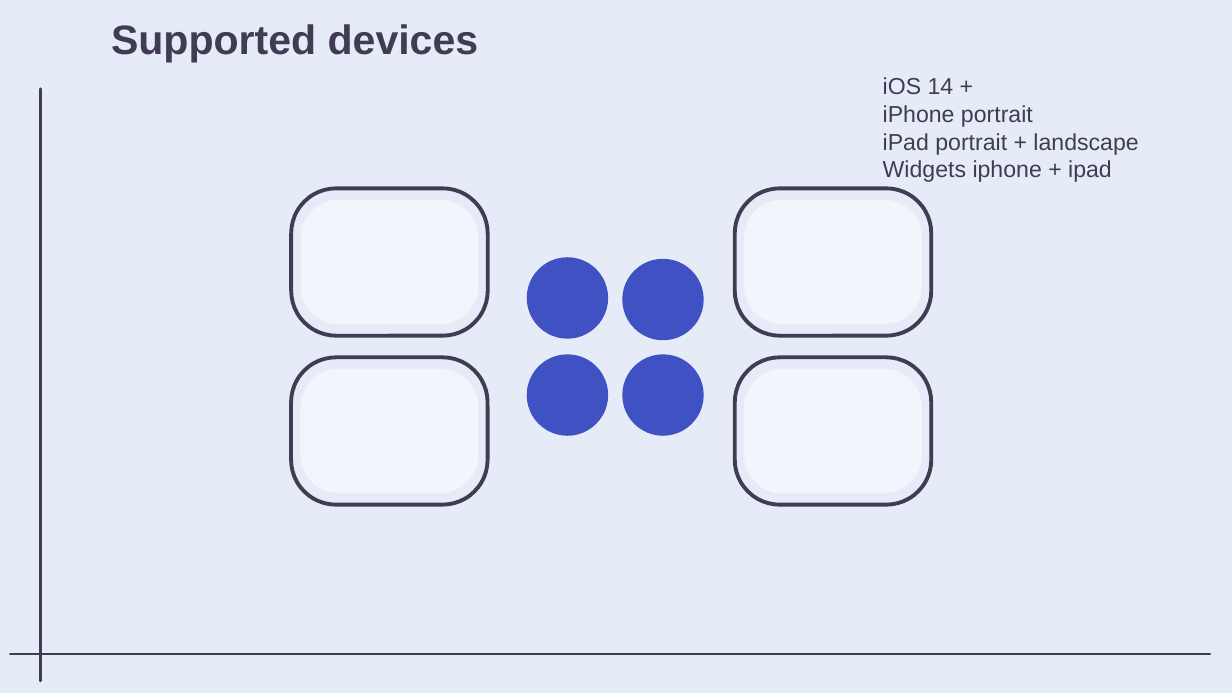
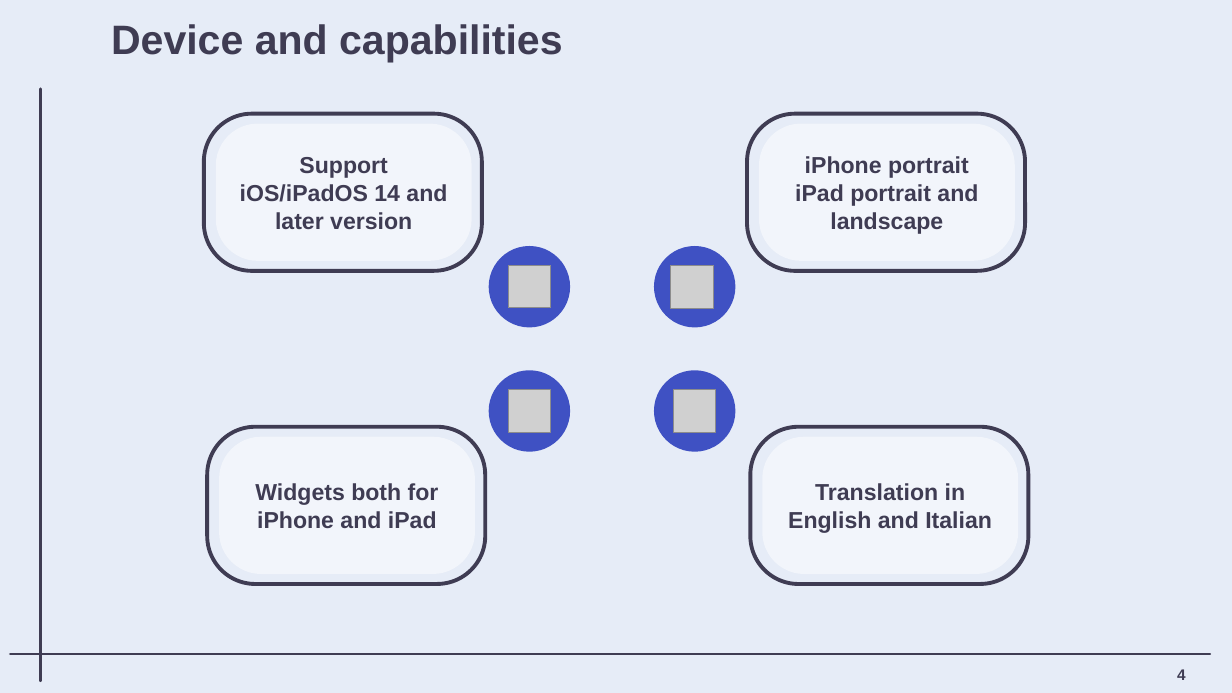
Before and after one commit to matteovisotto/DIMA-SirianiVisotto, a slide deck: slide 5 of Presentation/DIMA_myAPTracker_Presentation.pptx (slide 6 before the commit). Drawn at 1232x693 pixels with LibreOffice and Linux fonts; fonts in the diff are those of the drawing; grey boxes stand for pictures; background and template pictures are left out. Boxes give left, top, right and bottom in pixels: in the first picture for what was removed or moved away, otherwise in the second. Text is boxed around its words. In the diff, an @@ line names an element or a change of style, - is before the commit and + after.

Commit message:
PPT

```diff
--- a/Presentation/DIMA_myAPTracker_Presentation.pptx
+++ b/Presentation/DIMA_myAPTracker_Presentation.pptx
@@ title at [111, 24, 563, 63]: text changed @@
-Supported devices
+Device and capabilities
@@ text removed at [883, 77, 1138, 182] @@
-iOS 14 +
-iPhone portrait
-iPad portrait + landscape
-Widgets iphone + ipad
@@ rounded rectangle: place and size @@
-rounded rectangle at [291, 189, 488, 335]
+rounded rectangle at [204, 114, 482, 271]
@@ rounded rectangle: place and size @@
-rounded rectangle at [735, 189, 932, 335]
+rounded rectangle at [748, 114, 1026, 271]
@@ rounded rectangle "Support iOS/iPadOS 14 and later ...": place and size @@
-rounded rectangle "Support iOS/iPadOS 14 and later ..." at [300, 200, 478, 324]
+rounded rectangle "Support iOS/iPadOS 14 and later ..." at [216, 124, 472, 262]
@@ rounded rectangle added at [759, 124, 1015, 262], fill #FFFFFF at 50% opacity, 18 pt, text #3F3C53, bold @@
+iPhone portrait
+iPad portrait and landscape
@@ text in rounded rectangle at [240, 157, 447, 229]: text added @@
+Support iOS/iPadOS 14 and later version
@@ rounded rectangle removed at [744, 200, 921, 324] @@
@@ ellipse: place and size @@
-ellipse at [527, 257, 608, 338]
+ellipse at [489, 246, 570, 327]
@@ picture added at [508, 265, 551, 308] @@
@@ ellipse: place and size @@
-ellipse at [622, 259, 703, 340]
+ellipse at [654, 246, 736, 327]
@@ picture added at [671, 265, 714, 309] @@
@@ rounded rectangle removed at [300, 369, 478, 494] @@
@@ ellipse: place and size @@
-ellipse at [527, 354, 608, 435]
+ellipse at [489, 371, 570, 452]
@@ ellipse: place and size @@
-ellipse at [622, 354, 703, 435]
+ellipse at [654, 371, 736, 452]
@@ rounded rectangle removed at [744, 369, 921, 494] @@
@@ picture added at [508, 390, 551, 433] @@
@@ picture added at [674, 390, 716, 433] @@
@@ rounded rectangle: place and size @@
-rounded rectangle at [291, 358, 488, 505]
+rounded rectangle at [207, 427, 485, 584]
@@ rounded rectangle added at [219, 437, 475, 575], fill #FFFFFF at 50% opacity, 18 pt, text #3F3C53, bold @@
+Widgets both for iPhone and iPad
@@ rounded rectangle: place and size @@
-rounded rectangle at [735, 358, 932, 505]
+rounded rectangle at [750, 427, 1029, 584]
@@ rounded rectangle added at [762, 437, 1019, 575], fill #FFFFFF at 50% opacity, 18 pt, text #3F3C53, bold @@
+Translation in English and Italian
@@ page number added at [1177, 669, 1186, 680], 12 pt, text #3F3C53, bold @@
+4
```
Also in this commit, not shown: 2 other slides changed, 3 slides added, 1 slide removed, 1 other file.
